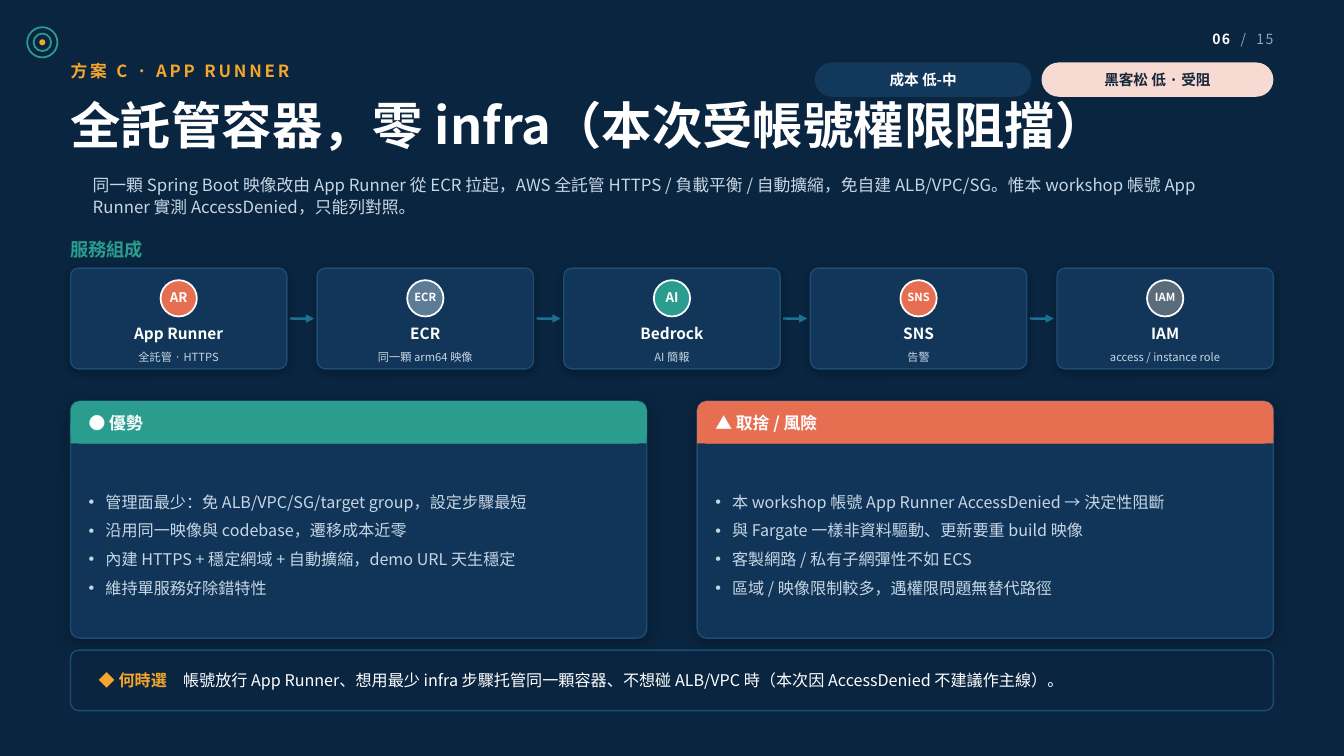
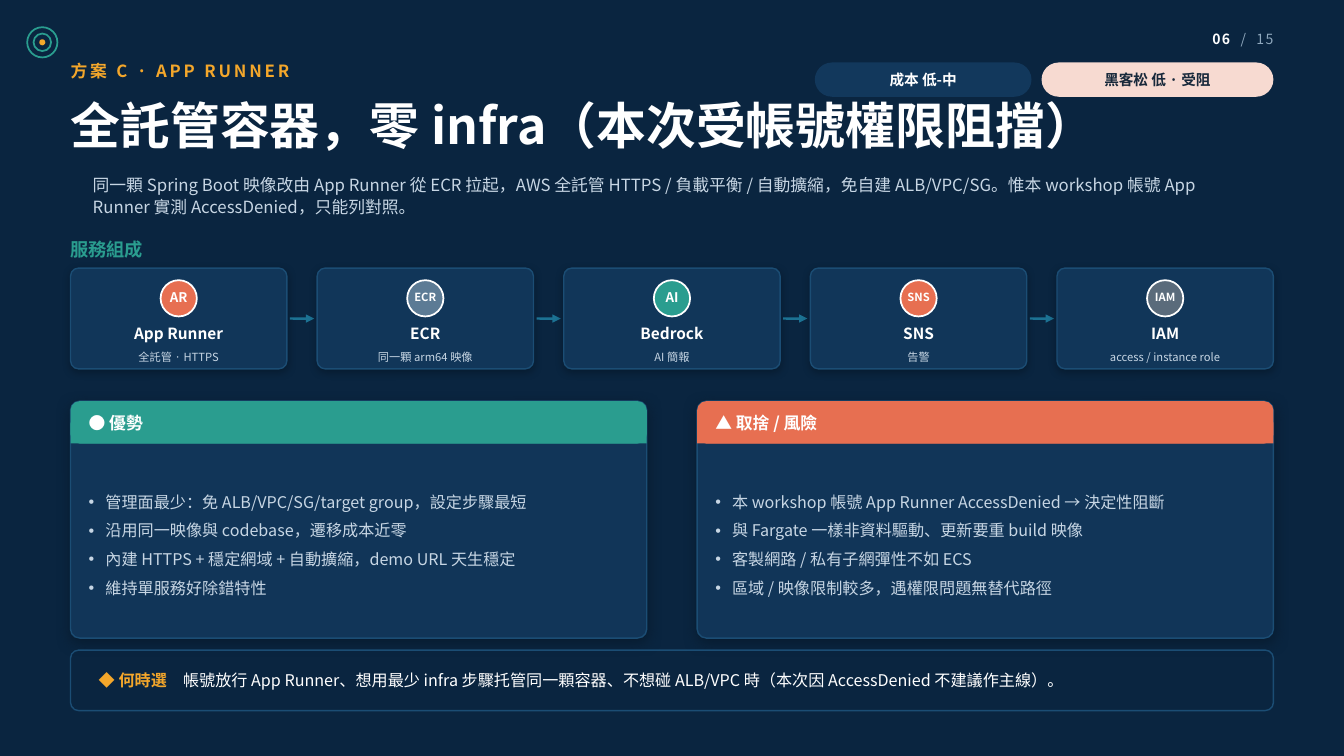
Before and after one commit to wsx5031060310guy/fleetmind-yang-ming-hackathon, a slide deck: slide 6 of apps/api/src/main/resources/static/deck/fleetmind-aws-architecture.pptx. Drawn at 1344x756 pixels with LibreOffice and Linux fonts; fonts in the diff are those of the drawing; background and template pictures are left out. Boxes give left, top, right and bottom in pixels: in the first picture for what was removed or moved away, otherwise in the second. Text is boxed around its words. In the diff, an @@ line names an element or a change of style, - is before the commit and + after.

```diff
--- a/apps/api/src/main/resources/static/deck/fleetmind-aws-architecture.pptx
+++ b/apps/api/src/main/resources/static/deck/fleetmind-aws-architecture.pptx
@@ text "全託管容器，零 infra（本次受帳號權限阻擋）" at [71, 94, 1095, 151]: size 36 to 35.6 pt @@
```
Also in this commit, not shown: 4 other slides changed, 9 other files.
